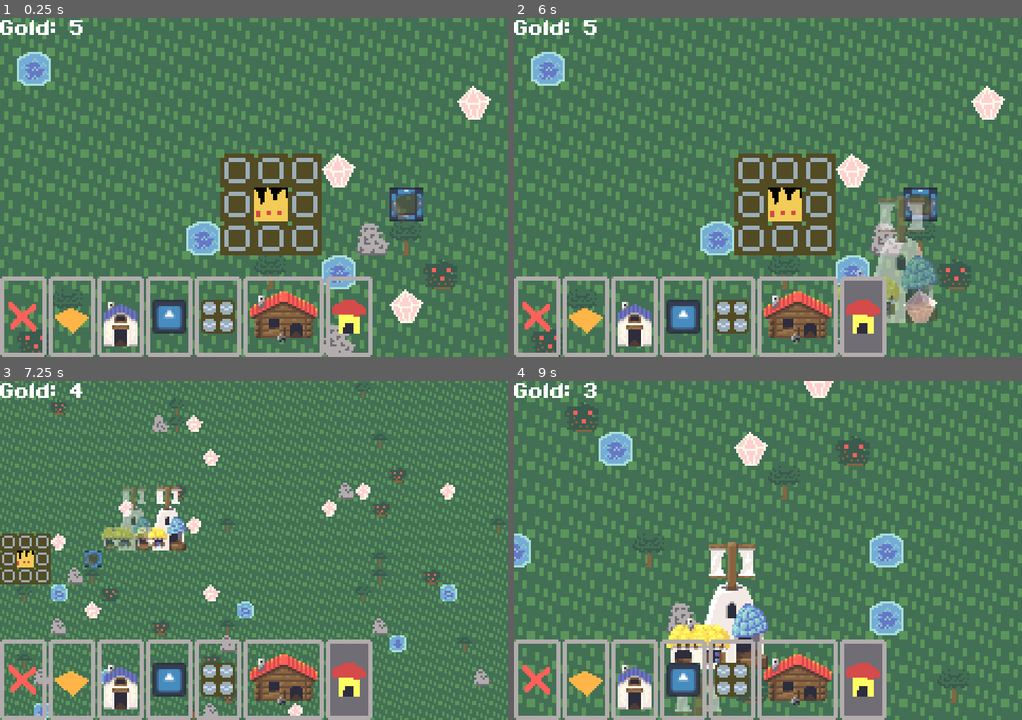
Above: before the commit, frames 1-4 (two rows, left to right).
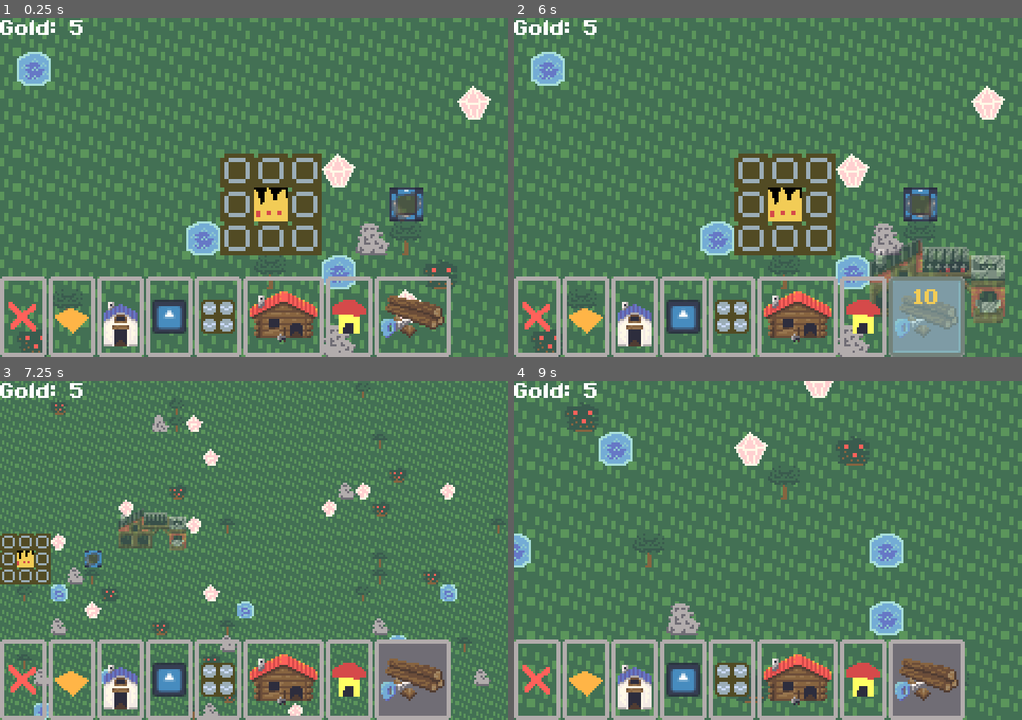
Above: after the commit, the same moments.

Repository: comfy-gamedev/ludum-dare-60
Game: Godot game, scene res://scenes/main/main.tscn
Same seed, same stepped clock (60 frames per second), same inputs: the game is played once before the commit and once after it. The engine's default icon, where the game draws it, is replaced by a stand-in: a white triangle on a blue panel in a dark square.
Inputs (mouse positions are in pixels of both pictures, inside the frame that each line leads up to):
- Up to frame 1 (0.25 s): no input
- Up to frame 2 (6 s): click (539, 316) at 0.52 s; click (585, 316) at 1.27 s; click (635, 316) at 2.02 s; click (681, 316) at 2.77 s; click (732, 316) at 3.52 s; click (798, 316) at 4.27 s; click (864, 316) at 5.02 s; click (925, 316) at 5.77 s
- Up to frame 3 (7.25 s): tap Enter at 6.5 s; move the mouse to (365, 533) at 6.52 s; hold D (pan_right) from 6.53 s (still down); hold Mouse wheel up (zoom_toggle) from 6.53 s (still down); click (365, 533) at 6.67 s
- Up to frame 4 (9 s): move the mouse to (666, 567) at 7.27 s; release D (pan_right) at 7.28 s; release Mouse wheel up (zoom_toggle) at 7.28 s; hold S (pan_down) 7.28-8.03 s; tap Mouse wheel up (zoom_toggle) at 7.35, 8.85 s; move the mouse to (818, 475) at 8.02 s; hold D (pan_right) 8.03-8.78 s; hold Mouse wheel up (zoom_toggle) 8.03-8.78 s; move the mouse to (742, 618) at 8.77 s; hold W (pan_up) from 8.78 s (still down); click (742, 618) at 8.92 s

The runs differ from the first frame. In frame 1, 1.7% of the frame differs, in the area x 73-89%, y 76-100%; in frame 2, 7.9%; in frame 3, 6.7%; in frame 4, 8.6%, in the area x 13-89%, y 0-100%.

Commit message:
Added Carpenter building.

Diff:
--- /dev/null
+++ b/entities/buildings/carpenter/carpenter.gd
@@ -0,0 +1,33 @@
+extends BaseBuilding
+
+
+func _ready() -> void:
+	if is_preview:
+		return
+
+	Main.current.building_add_part(self, grid_pos + Vector2i(-1, -1), 0)
+	Main.current.building_add_part(self, grid_pos + Vector2i(-1, 0), 0)
+	Main.current.building_add_part(self, grid_pos + Vector2i(0, -1), 0)
+	Main.current.building_add_part(self, grid_pos, 0)
+	Main.current.building_add_part(self, grid_pos + Vector2i(2, -1), 0)
+	Main.current.building_add_part(self, grid_pos + Vector2i(2, 0), 0)
+
+
+func can_place_item(_pos: Vector2i, _item: Item) -> bool:
+	return false
+
+
+func can_take_item(_pos: Vector2i) -> bool:
+	return false
+
+
+func place_item(_pos: Vector2i, _item_inst: ItemInstance) -> void:
+	pass
+
+
+func get_item(_pos: Vector2i) -> ItemInstance:
+	return null
+
+
+func take_item(_pos: Vector2i) -> ItemInstance:
+	return null
--- /dev/null
+++ b/entities/buildings/carpenter/carpenter.tscn
@@ -0,0 +1,62 @@
+[gd_scene format=3 uid="uid://dwh77wreals4b"]
+
+[ext_resource type="Script" uid="uid://bfj6pq81olnwd" path="res://entities/buildings/carpenter/carpenter.gd" id="1_fijm4"]
+[ext_resource type="Texture2D" uid="uid://catx87s1ogpdu" path="res://entities/buildings/carpenter/carpenter_sheet.png" id="2_bp0hb"]
+
+[sub_resource type="AtlasTexture" id="AtlasTexture_wlnx6"]
+atlas = ExtResource("2_bp0hb")
+region = Rect2(0, 0, 64, 40)
+
+[sub_resource type="AtlasTexture" id="AtlasTexture_0pxjy"]
+atlas = ExtResource("2_bp0hb")
+region = Rect2(64, 0, 64, 40)
+
+[sub_resource type="AtlasTexture" id="AtlasTexture_84mos"]
+atlas = ExtResource("2_bp0hb")
+region = Rect2(128, 0, 64, 40)
+
+[sub_resource type="AtlasTexture" id="AtlasTexture_f4c5b"]
+atlas = ExtResource("2_bp0hb")
+region = Rect2(192, 0, 64, 40)
+
+[sub_resource type="AtlasTexture" id="AtlasTexture_6cuef"]
+atlas = ExtResource("2_bp0hb")
+region = Rect2(0, 0, 64, 40)
+
+[sub_resource type="SpriteFrames" id="SpriteFrames_2adgm"]
+animations = [{
+"frames": [{
+"duration": 1.0,
+"texture": SubResource("AtlasTexture_wlnx6")
+}, {
+"duration": 1.0,
+"texture": SubResource("AtlasTexture_0pxjy")
+}, {
+"duration": 1.0,
+"texture": SubResource("AtlasTexture_84mos")
+}, {
+"duration": 1.0,
+"texture": SubResource("AtlasTexture_f4c5b")
+}],
+"loop": 1,
+"name": &"active",
+"speed": 5.0
+}, {
+"frames": [{
+"duration": 1.0,
+"texture": SubResource("AtlasTexture_6cuef")
+}],
+"loop": 0,
+"name": &"inactive",
+"speed": 5.0
+}]
+
+[node name="Carpenter" type="Node2D" unique_id=71010867]
+script = ExtResource("1_fijm4")
+type_name = "Carpenter"
+
+[node name="AnimatedSprite2D" type="AnimatedSprite2D" parent="." unique_id=1759348162]
+position = Vector2(16, 16)
+sprite_frames = SubResource("SpriteFrames_2adgm")
+animation = &"inactive"
+offset = Vector2(0, -20)
--- a/scenes/main/main.gd
+++ b/scenes/main/main.gd
@@ -31,6 +31,7 @@
 	preload("uid://cniaep2ikgsjy"),
 	preload("uid://bfkgt3wvanaqj"),
 	preload("uid://c7sjwdmihoy6j"),
+	preload("uid://c85aj58cwtkhk"),
 ]
 
 const BASE_TILE_SOURCE = 1
--- /dev/null
+++ b/systems/constructions/carpenter.tres
@@ -0,0 +1,13 @@
+[gd_resource type="Resource" script_class="ConstructionInfo" format=3 uid="uid://c85aj58cwtkhk"]
+
+[ext_resource type="PackedScene" uid="uid://dwh77wreals4b" path="res://entities/buildings/carpenter/carpenter.tscn" id="1_rhh1a"]
+[ext_resource type="Script" uid="uid://b4frqj5l57l6l" path="res://systems/constructions/construction_info.gd" id="1_w6bfh"]
+[ext_resource type="Texture2D" uid="uid://d4dfm515nnure" path="res://entities/buildings/carpenter/carpenter_icon.png" id="2_3gmdt"]
+
+[resource]
+script = ExtResource("1_w6bfh")
+icon = ExtResource("2_3gmdt")
+building_scene = ExtResource("1_rhh1a")
+gold_cost = 10
+placement_size = Rect2i(-1, -1, 4, 2)
+metadata/_custom_type_script = "uid://b4frqj5l57l6l"
Binary file added: entities/buildings/carpenter/carpenter.aseprite
Not shown, added: entities/buildings/carpenter/carpenter.gd.uid
Binary file added: entities/buildings/carpenter/carpenter_icon.aseprite
Binary file added: entities/buildings/carpenter/carpenter_icon.png
Not shown, added: entities/buildings/carpenter/carpenter_icon.png.import
Binary file added: entities/buildings/carpenter/carpenter_sheet.png
Not shown, added: entities/buildings/carpenter/carpenter_sheet.png.import
